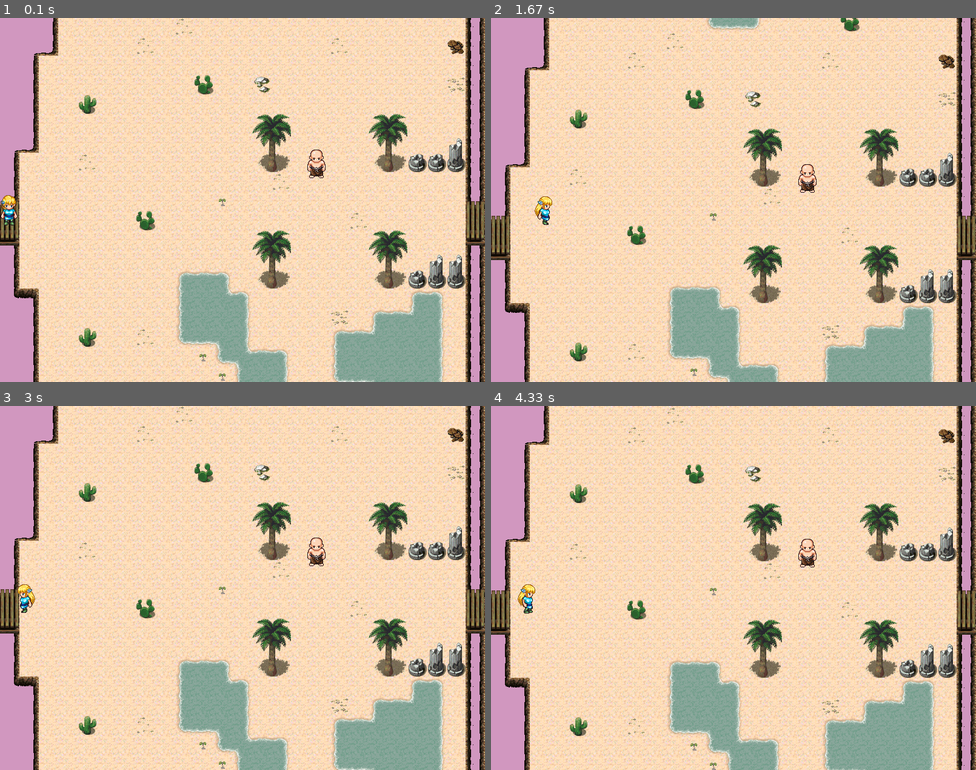
Above: before the commit, frames 1-4 (two rows, left to right).
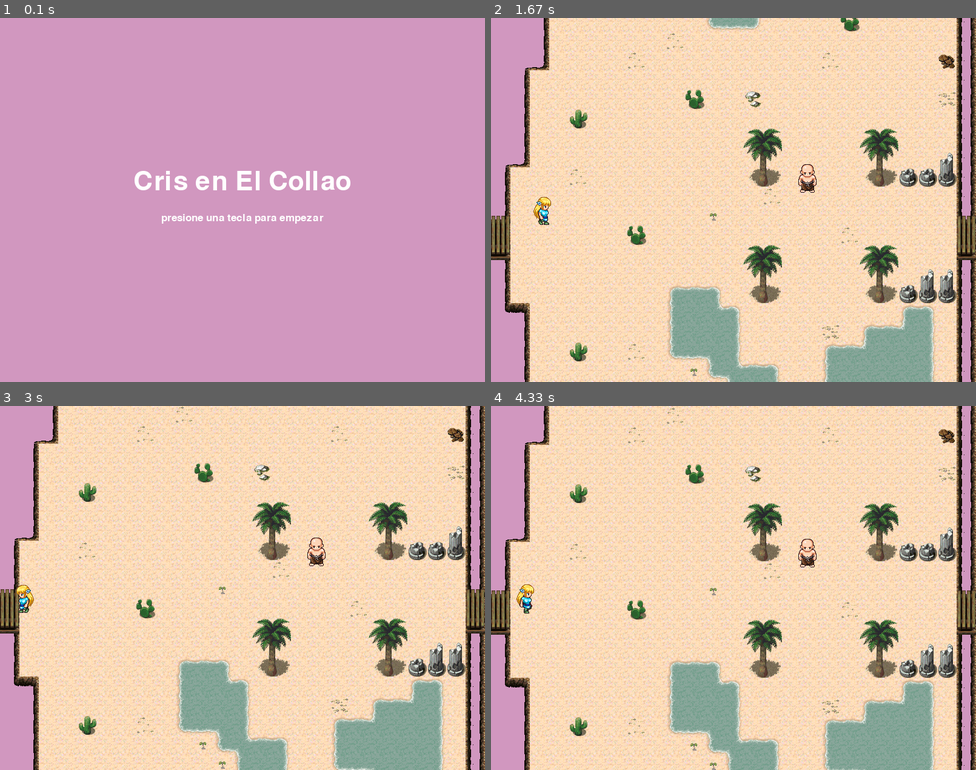
Above: after the commit, the same moments.

Repository: BigfooTsp/Pygame.Cris
Game: pygame game, started from juego.py
The game is run twice, just before and just after one commit, with the same random seed, the same clock (stepped at 60 frames per second) and the same inputs.
Inputs (mouse positions are in pixels of both pictures, inside the frame that each line leads up to):
- Up to frame 1 (0.1 s): no input
- Up to frame 2 (1.67 s): hold Right 0.33-0.8 s; move the mouse to (714, 214) at 0.37 s; hold Up 0.83-1.13 s; hold Right 1.17-1.63 s
- Up to frame 3 (3 s): hold Left 1.67-2.2 s; hold Down 2.23-2.53 s; tap P at 2.57 s; hold Left from 2.9 s (still down)
- Up to frame 4 (4.33 s): release Left at 3.3 s; hold Up 3.33-3.7 s; hold Right from 3.73 s (still down)

The runs differ from the first frame. In frame 1, 93% of the frame differs, in the area x 0-100%, y 0-100%; in frame 2, 0.2%; in frame 3, 0.2%; in frame 4, 0.2%.

Commit message:
Solucionado bug de pausa y pantalla inicial.
Se incorpora correctamente una  pantalla de inicio del juego y una
pantalla para pausa.

Diff:
--- a/gamemanager/gamemanager.py
+++ b/gamemanager/gamemanager.py
@@ -73,6 +73,7 @@
 		print("retomando state")
 
 		if len(self.states) > 0:
+			self.states[-1].cleanup()
 			self.states.pop()
 		self.states[-1].resume()
 
--- a/gamemanager/states/CollaoState.py
+++ b/gamemanager/states/CollaoState.py
@@ -25,7 +25,6 @@
 		self.camara 	= scrolling.Camara(self.parent.screen, self._mapa)
 		self.grupoelementos 	= grupo_state.GrupoState()			# grupo de objetos y personajes.
 		self.crear_elementos()	# configura self.grupoelementos con personajes y objetos del mapa
-		self.sonidos()
 		self.test 		= [[]]	# listado de mensajes para modo test.
 
 
@@ -41,11 +40,14 @@
 		for k,v in self._mapa._objetos_escenario.items():
 			map_pos = v.topleft
 			self.grupoelementos.add('k', 'objeto_escenario', map_pos, rect=v) # objeto sin sprite.
+
+			# Notas:
 			# Configurar características individuales de objetos si se requiere.
-			# Nota: Es posible que se puedan añadir atributos en tiledmaps
+			# Es posible que se puedan añadir atributos en tiledmaps
 			# 		y procesarlos aquí luego automáticamente.
-			# Nota2: Para cambiar la velocidad cambiar su variable orientacion.
-			# Nota: Para añadir una conducta, siempre utilizar el metodo add() de elementos.Conducta.
+			# Para cambiar la velocidad cambiar su variable orientacion.
+			# Para añadir una conducta, siempre utilizar el metodo add() de elementos.Conducta.
+
 		# añadir rectángulos de colisión del mapa:
 		self.grupoelementos.mapanopisable = self._mapa._nopisable
 
@@ -72,20 +74,25 @@
 	########################################################
 
 	def start(self):
+		''' Se ejecuta al iniciar la pantalla'''
 		print('........GameState CollaoState started')
-		pass
+		self.sonidos()
 
 	def cleanup(self):
+		''' Se ejecuta al cerrar la pantalla'''
 		print("GameState CollaoState Cleaned")
 		pass
 
 	def pause(self):
+		'''Se ejecuta al iniciar pausa'''
 		print("GameState CollaoState Paused")
-		pass
+		pygame.mixer.music.pause()
 
 	def resume(self):
+		'''Se ejecuta al retomar pantalla'''
 		print("GameState CollaoState Resumed")
-		pass
+		pygame.mixer.music.unpause()
+
 
 	########################################################
 	################ BUCLE DE LA  PANTALLA #################
@@ -151,12 +158,6 @@
 			self.parent.pushState(self.parent._pausa)
 
 
-		# añadir pausa
-			'''
-			if event.type == pygame.KEYDOWN:
-				if event.key == pygame.P_ESCAPE:
-					self.parent.popstate(menustate.MenuState(self.parent)) '''
-
 	def colisiones(self, colisiones=False):
 		''' Gestiona las colsiones que tienen evento. '''
 
--- a/gamemanager/states/menustate.py
+++ b/gamemanager/states/menustate.py
@@ -30,9 +30,20 @@
 		pygame.mixer.music.play(loops=-1)
 
 
+	def cleanup(self):
+		# Reactivando modo test
+		if self.testwhait == True:
+			self.parent.test_mode = True
+
+
 	def start(self):
 		print('........GameState menustate started')
-		pass
+		# Descativando modo test temporalmente.
+		if self.parent.test_mode  == True:
+			self.parent.test_mode = False
+			self.testwhait 	= True
+		else:
+			self.testwhait 	= False
 
 
 	def handleEvents(self, event, teclado):
--- a/gamemanager/states/pausastate.py
+++ b/gamemanager/states/pausastate.py
@@ -5,12 +5,14 @@
 import escenario, elementos
 
 class PausaState(gamestate.GameState):
+	''' Pantalla para pausas en el juego.'''
 
 	def __init__(self, parent):
 		print ('....instanciando pantalla Pausa...')
 
 		self.parent = parent # parent es el gameManager
 		self.screen_rect = parent.screen.get_rect()
+		self.test = [[]]
 
 		# Cargando texto
 		self.texto1 = utils.texto(
@@ -25,13 +27,34 @@
 				fuente = 0)
 
 
+	def sonido_start(self, sonido=True, canal=1, volumen = 1):
+		canal = pygame.mixer.Channel(canal)
+		canal.set_volume(volumen)
+
+		menu_click = pygame.mixer.Sound('utilidades/sonido/menu-click.ogg')
+		canal.play(menu_click)
+
+
+	def cleanup(self):
+		self.sonido_start()
+
+		# Reactivando modo test
+		if self.testwhait == True:
+			self.parent.test_mode = True
 
 	def start(self):
 		print('........PAUSA')
 
-		pygame.mixer.music.pause()
+		# Descativando modo test temporalmente.
+		if self.parent.test_mode  == True:
+			self.parent.test_mode = False
+			self.testwhait 	= True
+		else:
+			self.testwhait 	= False
 
-		pass
+		# Sonidos
+		self.sonido_start()
+
 
 
 	def handleEvents(self, event, teclado):
@@ -40,7 +63,6 @@
 		# añadir otros eventos
 		if event.type == pygame.KEYDOWN:
 			if event.key:
-				pygame.mixer.music.unpause()
 				self.parent.popState()
 
 		return
--- a/juego.py
+++ b/juego.py
@@ -5,15 +5,20 @@
 from gamemanager.states import CollaoState, menustate, pausastate
 
 # Activar o descativar modo test.
-test_mode = False
+test_mode = True
 
 if __name__ == '__main__':
 
 	#[-] añadir modotest como parámetro pero seguir gestionándolo desde allí.
 	game = GameManager(test_mode) #modo test como parámetro
+
+	# Pantallas iniciales:
 	game._pausa = pausastate.PausaState(game)
-	game.changeState(CollaoState.CollaoState(game))
+	game._intro = menustate.MenuState(game)
+	CollaoState = CollaoState.CollaoState(game)
 
+	# Envía pantalla al gamemanager
+	game.changeState(game._intro)
 
 	# Inicio de bucle de juego.
 	while game.running:
@@ -34,7 +39,7 @@
 [.] Comprobar los imports inutiles.
 [.] Incorporar desplazamiento del personaje con clic del ratón o dirección. (pathfinder)
 [.] acabar pantalla inicial
-[.] Hacer pantalla de pausa (puede ser un push-state)
+[x] Hacer pantalla de pausa (puede ser un push-state)
 [.] Ideas de eventos en Collao State
 	[.] evento u2
 	[.] internado con Mastermind y Marta.
Not shown, added: utilidades/sonido/menu-click.ogg
